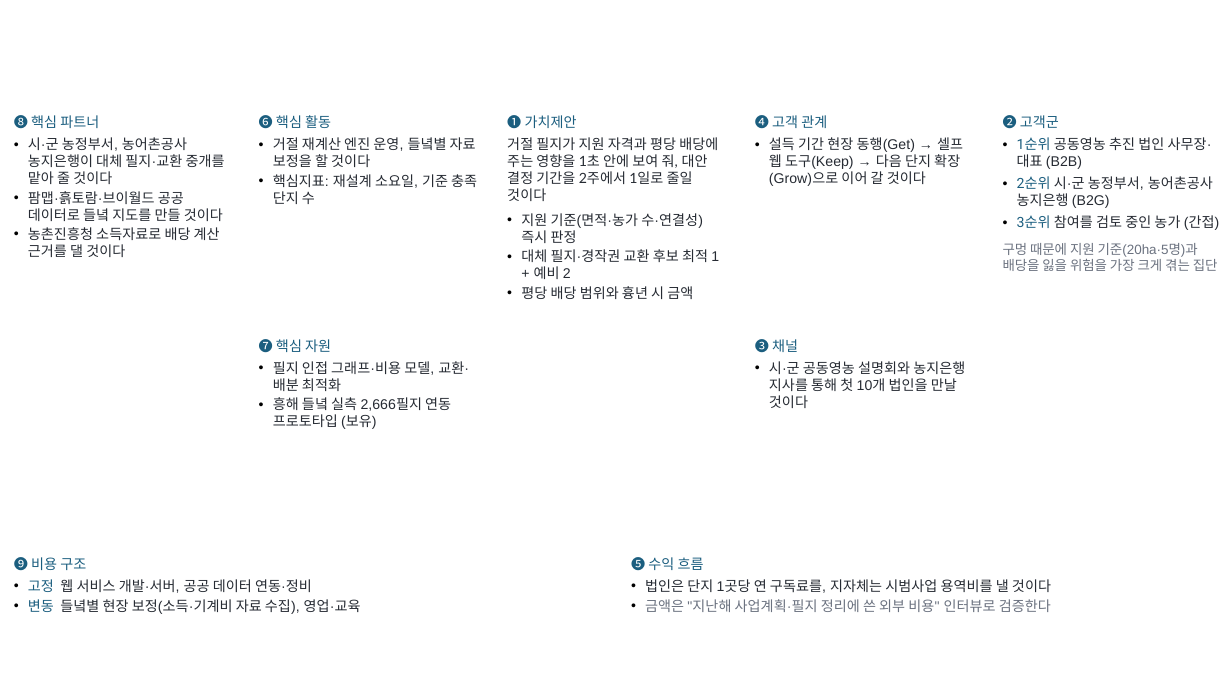
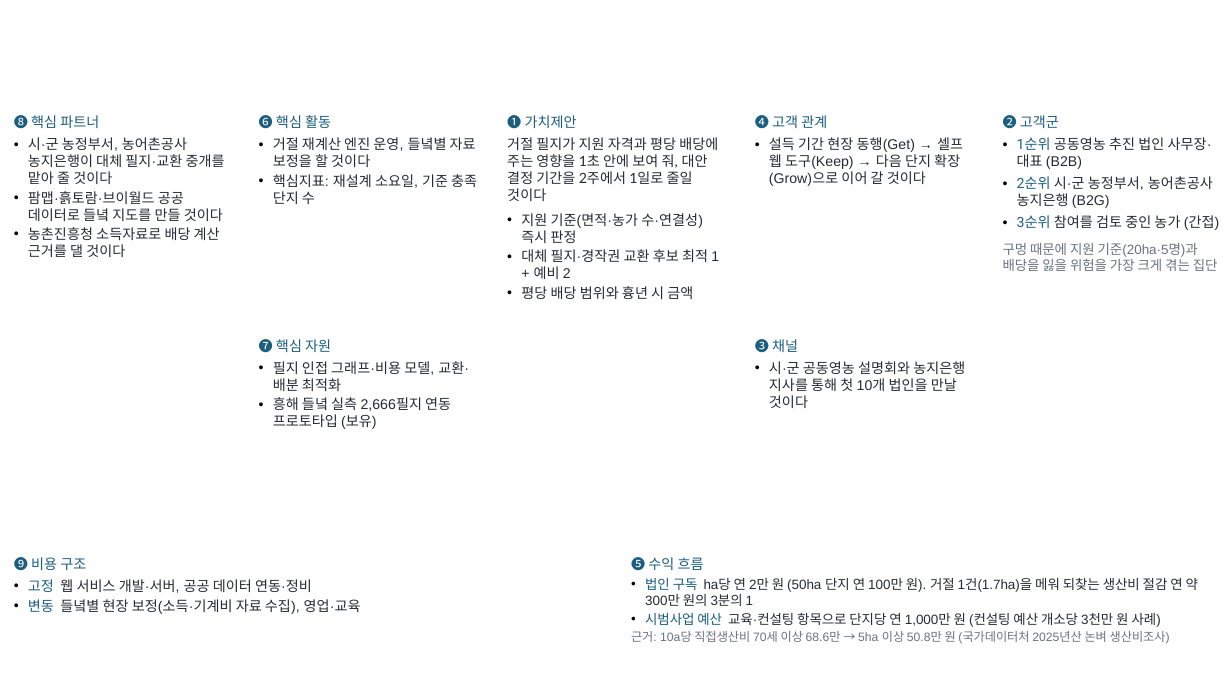
Before and after one commit to yean1234/Cooperative-farming-system, a slide deck: slide 2 of docs/공동영농_최종발표.pptx. Drawn at 1232x693 pixels with LibreOffice and Linux fonts; fonts in the diff are those of the drawing; background and template pictures are left out. Boxes give left, top, right and bottom in pixels: in the first picture for what was removed or moved away, otherwise in the second. Text is boxed around its words. In the diff, an @@ line names an element or a change of style, - is before the commit and + after.

```diff
--- a/docs/공동영농_최종발표.pptx
+++ b/docs/공동영농_최종발표.pptx
@@ text at box(631, 578, 1198, 644): text changed; size 11 to 10.5 pt; text colour #6B7280 to #262B33 @@
-• 법인은 단지 1곳당 연 구독료를, 지자체는 시범사업 용역비를 낼 것이다
-• 금액은 "지난해 사업계획·필지 정리에 쓴 외부 비용" 인터뷰로 검증한다
+• 법인 구독 ha당 연 2만 원 (50ha 단지 연 100만 원). 거절 1건(1.7ha)을 메워 되찾는 생산비 절감 연 약 300만 원의 3분의 1
+• 시범사업 예산 교육·컨설팅 항목으로 단지당 연 1,000만 원 (컨설팅 예산 개소당 3천만 원 사례)
+근거: 10a당 직접생산비 70세 이상 68.6만 → 5ha 이상 50.8만 원 (국가데이터처 2025년산 논벼 생산비조사)
```
Also in this commit, not shown: 2 other files.
